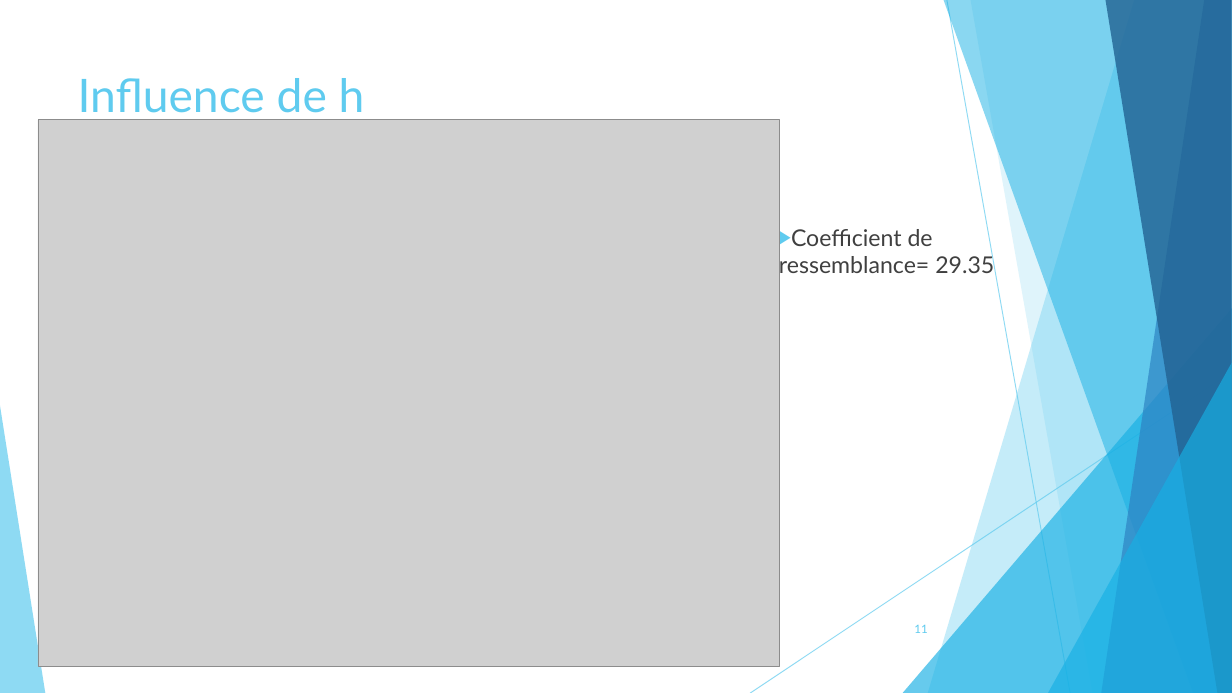
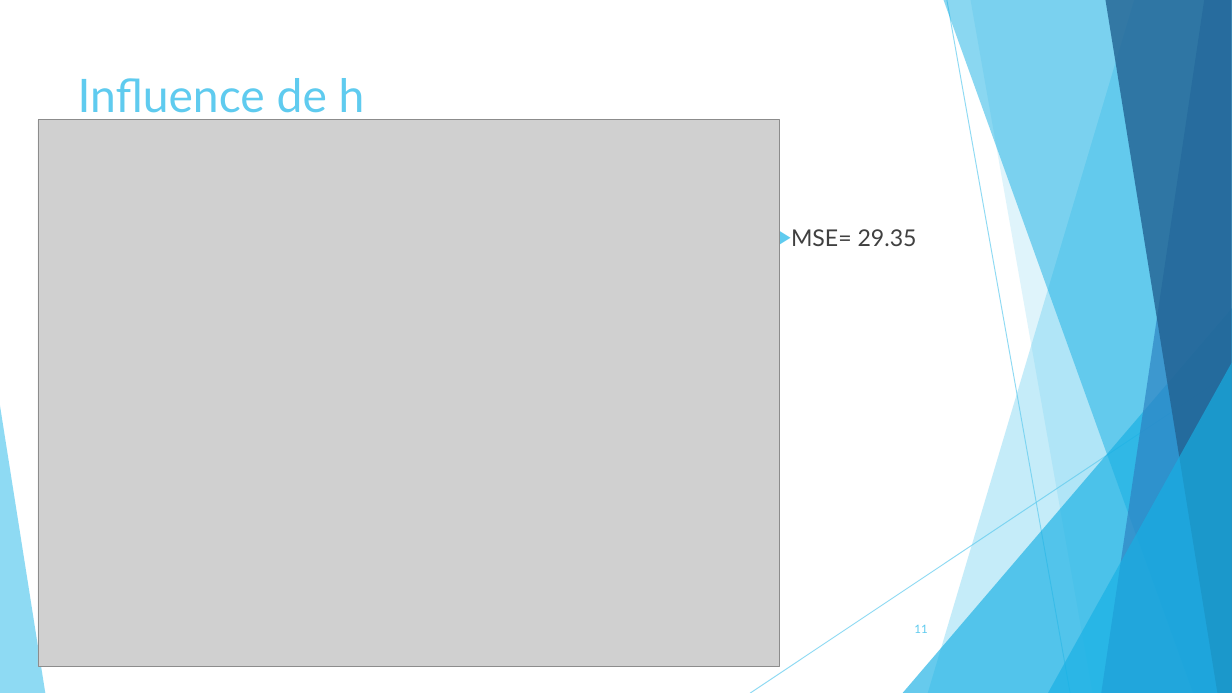
Before and after one commit to OUSSAMARC/NL-means, a slide deck: slide 11 of Présentation traitement d'images.pptx. Drawn at 1232x693 pixels with LibreOffice and Linux fonts; fonts in the diff are those of the drawing; grey boxes stand for pictures. Boxes give left, top, right and bottom in pixels: in the first picture for what was removed or moved away, otherwise in the second. Text is boxed around its words. In the diff, an @@ line names an element or a change of style, - is before the commit and + after.

```diff
--- a/Présentation traitement d'images.pptx
+++ b/Présentation traitement d'images.pptx
@@ text at bbox=[791, 229, 917, 246]: text changed @@
-▶ Coefficient de ressemblance= 29.35
+▶ MSE= 29.35
```
Also in this commit, not shown: 2 other slides changed.
